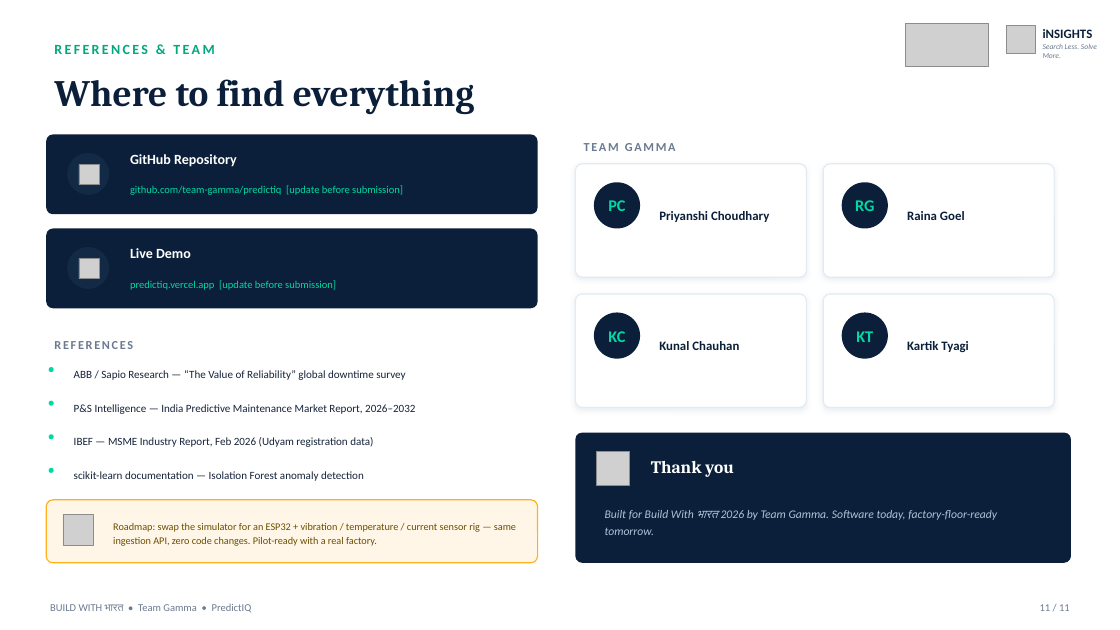
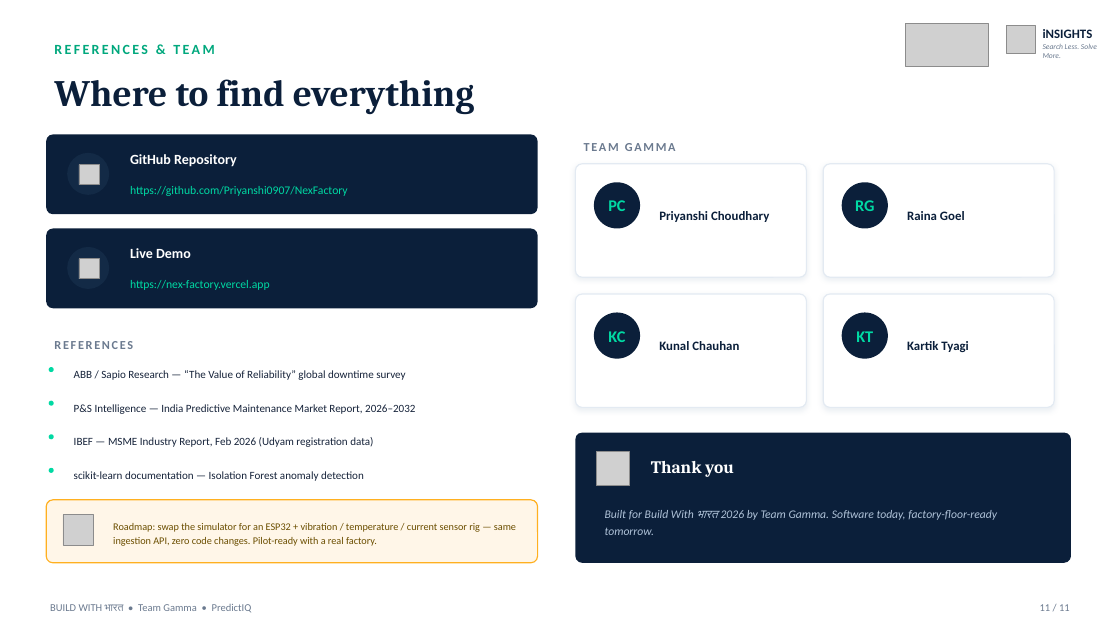
Before and after one commit to Priyanshi0907/NexFactory, a slide deck: slide 11 of NexFactory-AI-ppt.pptx. Drawn at 1120x630 pixels with LibreOffice and Linux fonts; fonts in the diff are those of the drawing; grey boxes stand for pictures. Boxes give left, top, right and bottom in pixels: in the first picture for what was removed or moved away, otherwise in the second. Text is boxed around its words. In the diff, an @@ line names an element or a change of style, - is before the commit and + after.

Commit message:
docs: update presentation deck NexFactory-AI-ppt.pptx

```diff
--- a/NexFactory-AI-ppt.pptx
+++ b/NexFactory-AI-ppt.pptx
@@ text at (130, 186, 348, 196): text changed; size 9 to 10 pt @@
-github.com/team-gamma/predictiq [update before submission]
+https://github.com/Priyanshi0907/NexFactory
@@ text at (130, 280, 270, 290): text changed; size 9 to 10 pt @@
-predictiq.vercel.app [update before submission]
+https://nex-factory.vercel.app
```
Also in this commit, not shown: 1 other slide changed.
